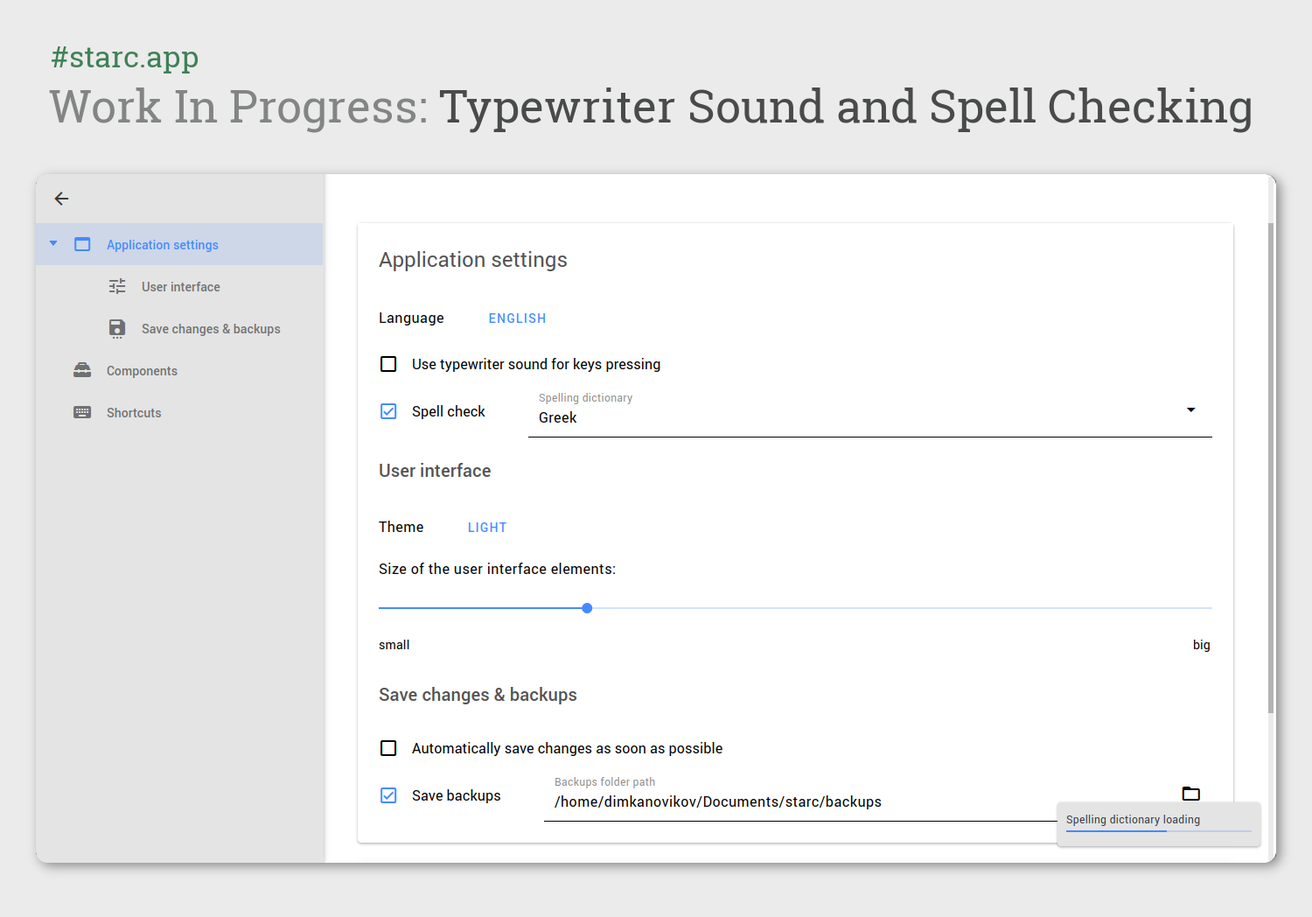
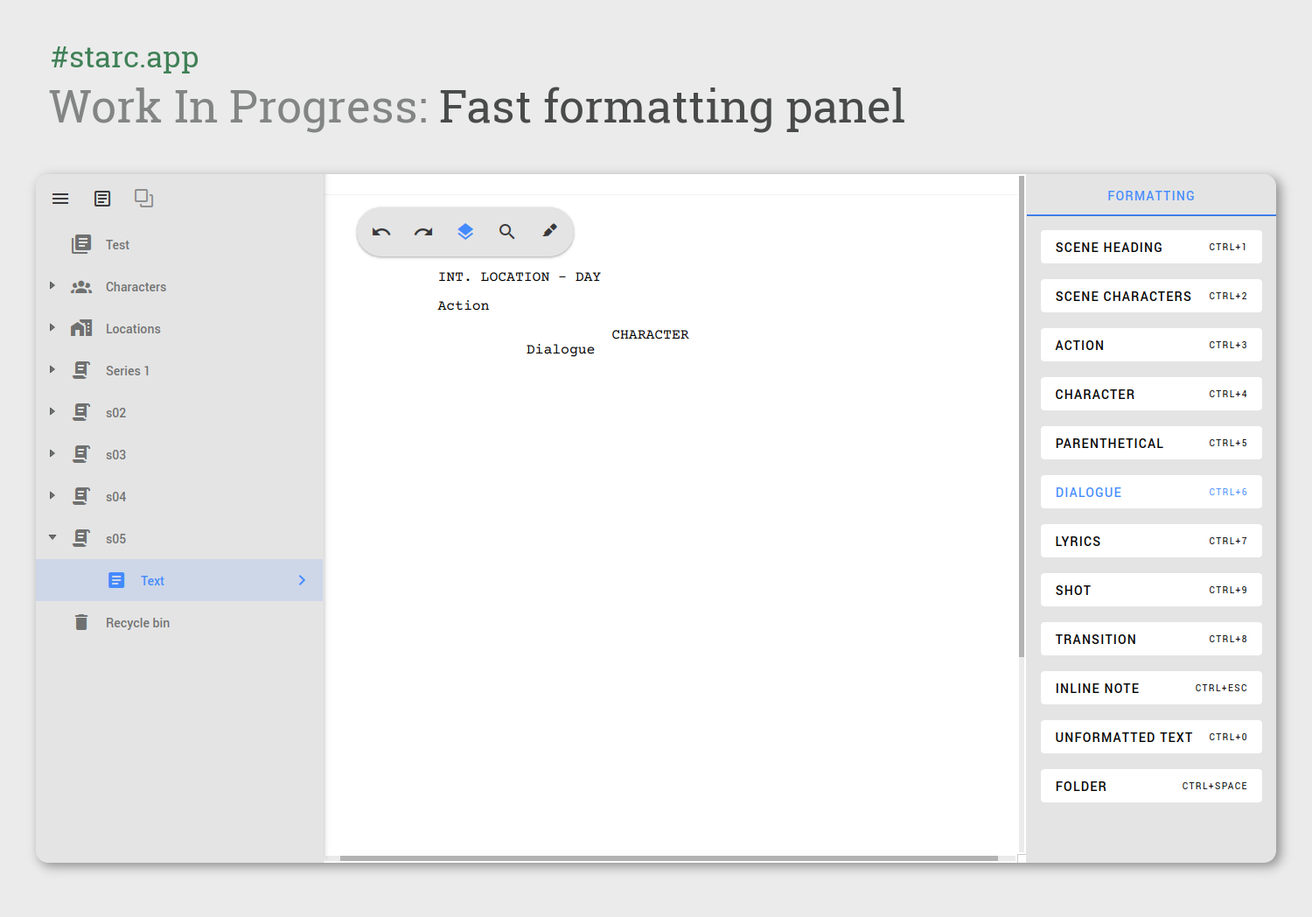
Before/after of a 1312px x 917px layered artwork. What changed in the layer stack:
added group "fast format" with 3 layers in group "light" over box(35, 86, 1277, 863)
added layer "Work In Progress: Fast formatt..." in group "fast format" over box(439, 86, 905, 133)
added layer "Pasted Layer #6" in group "fast format" over box(35, 174, 1277, 863)
hid group "page breaks copy" (2 layers) over box(35, 87, 1277, 863)
removed layer "Pasted Layer #3" from group "page breaks copy" over box(35, 174, 1277, 863)
